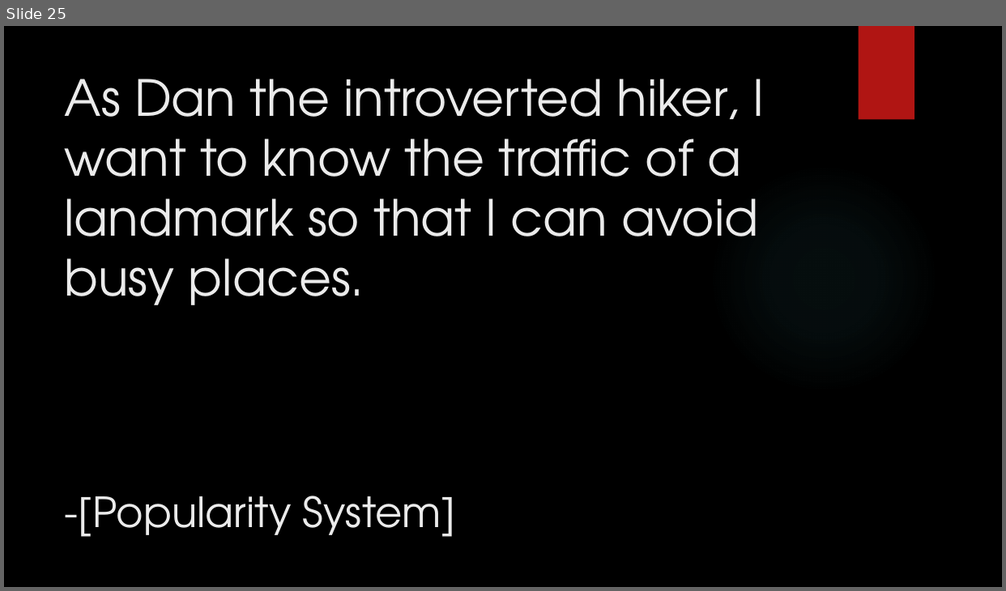
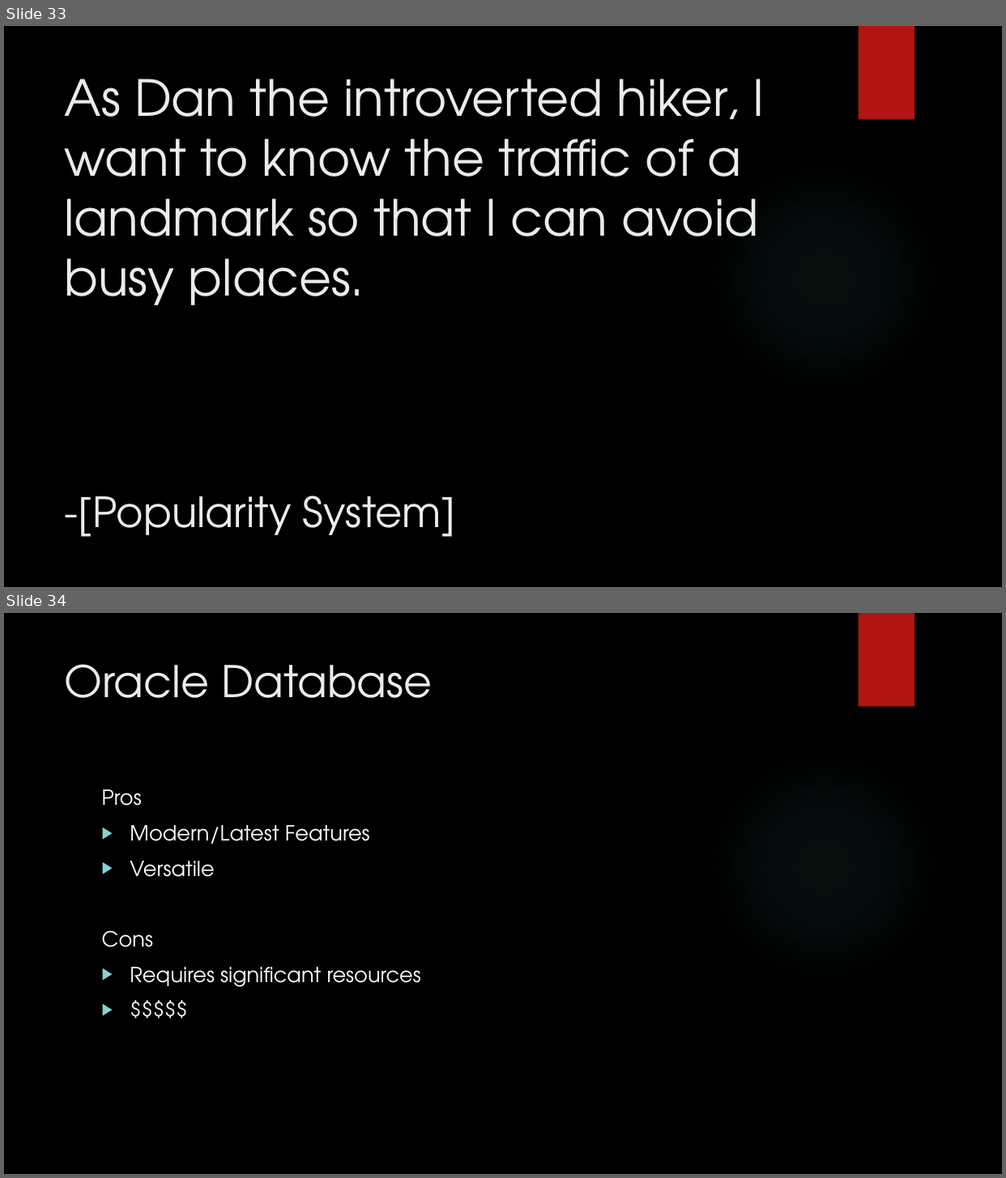
Before and after one commit to junmin-yee/Landmarked, a slide deck: Technology Presentation.pptx. Shown one above the other, each under a label of ours: slide 25 before the commit, slides 33 and 34 after it. The pictures are 1006x591 and 1006x1178 pixels, drawn with LibreOffice and Linux fonts; fonts in the diff are those of the drawing; background and template pictures are left out. Boxes give left, top, right and bottom in pixels: in the first picture for what was removed or moved away, otherwise in the second. Text is boxed around its words. In the diff, an @@ line names an element or a change of style, - is before the commit and + after.

Commit message:
Update Technology Presentation.pptx
Added possible database techs,
Included question slide between big sections

```diff
--- a/Technology Presentation.pptx
+++ b/Technology Presentation.pptx
@@ slide 34 added at box(4, 613, 1002, 1174), background picture (left out); not listed: 2 template elements that a slide beside it also shows @@
@@ title added at box(65, 664, 432, 698), 42 pt, text #EBEBEB @@
+Oracle Database
@@ text added at box(102, 790, 421, 987), 20 pt, text #FFFFFF @@
+Pros
+▶ Modern/Latest Features
+▶ Versatile
+Cons
+▶ Requires significant resources
+▶ $$$$$
@@ what was slide 25 is now slide 33 @@
```
Also in this commit, not shown: 3 slides changed, 8 other slides added.
